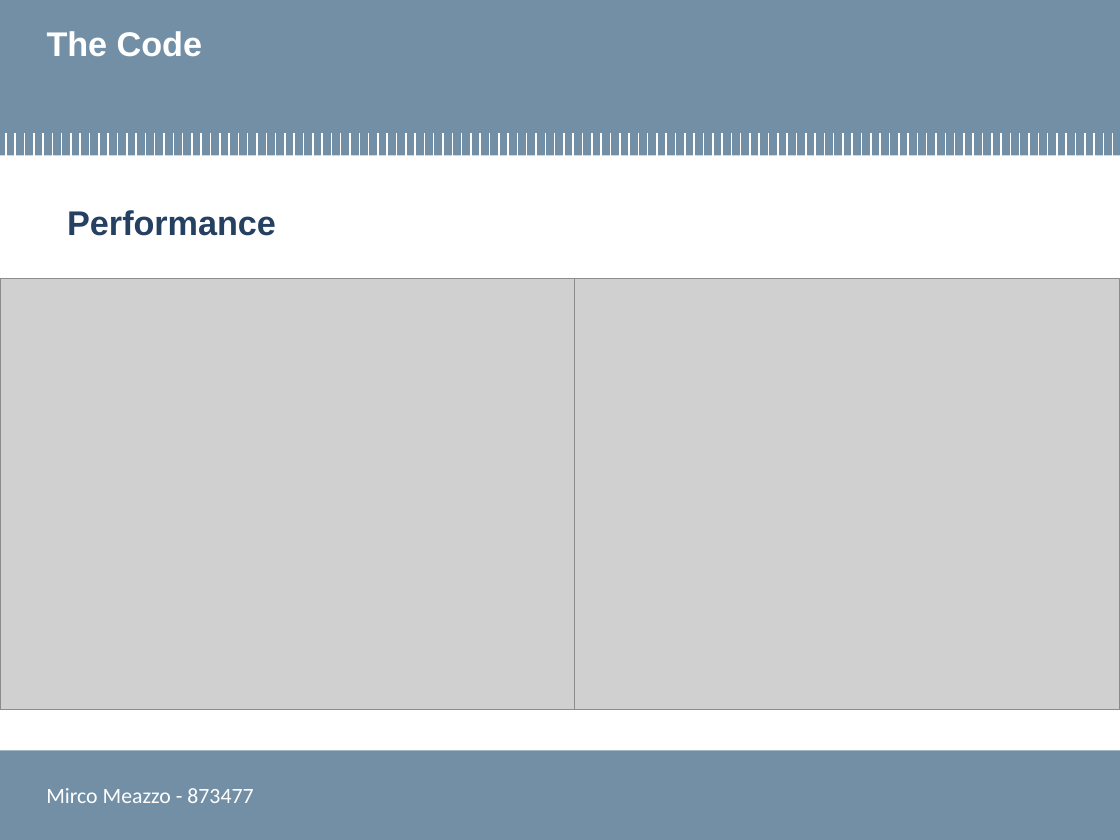
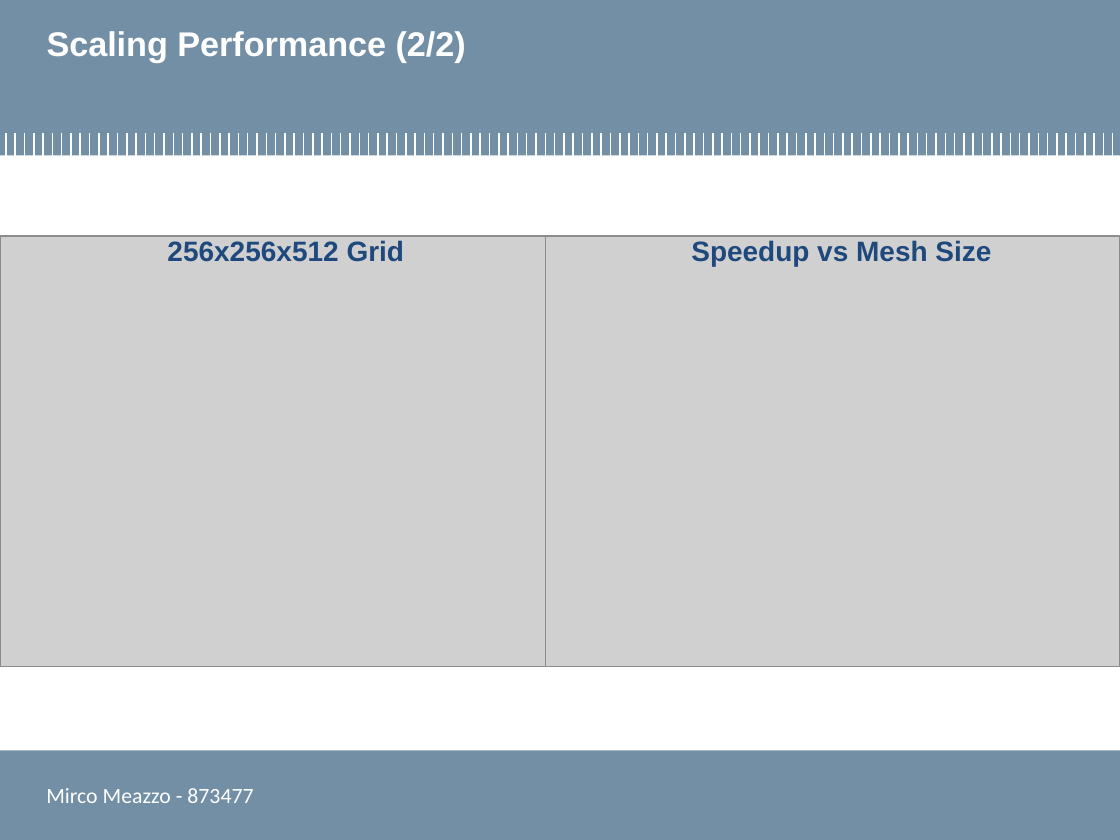
Before and after one commit to mircuz/channel_report, a slide deck: slide 10 of presentazione_meazzo.pptx (slide 9 before the commit). Drawn at 1120x840 pixels with LibreOffice and Linux fonts; fonts in the diff are those of the drawing; grey boxes stand for pictures; background and template pictures are left out. Boxes give left, top, right and bottom in pixels: in the first picture for what was removed or moved away, otherwise in the second. Text is boxed around its words. In the diff, an @@ line names an element or a change of style, - is before the commit and + after.

```diff
--- a/presentazione_meazzo.pptx
+++ b/presentazione_meazzo.pptx
@@ title at box(47, 31, 466, 63): text changed @@
-The Code
+Scaling Performance (2/2)
@@ picture: place and size @@
-picture at box(0, 279, 575, 710)
+picture at box(0, 236, 575, 668)
@@ text removed at box(67, 210, 276, 236) @@
-Performance
@@ picture: place and size @@
-picture at box(545, 279, 1120, 710)
+picture at box(545, 236, 1120, 668)
@@ text added at box(167, 240, 404, 262), 18 pt, text #1F497D, bold @@
+256x256x512 Grid
@@ text added at box(691, 240, 991, 266), 18 pt, text #1F497D, bold @@
+Speedup vs Mesh Size
```
Also in this commit, not shown: 12 other slides changed, 2 slides added, 2 slides removed.
